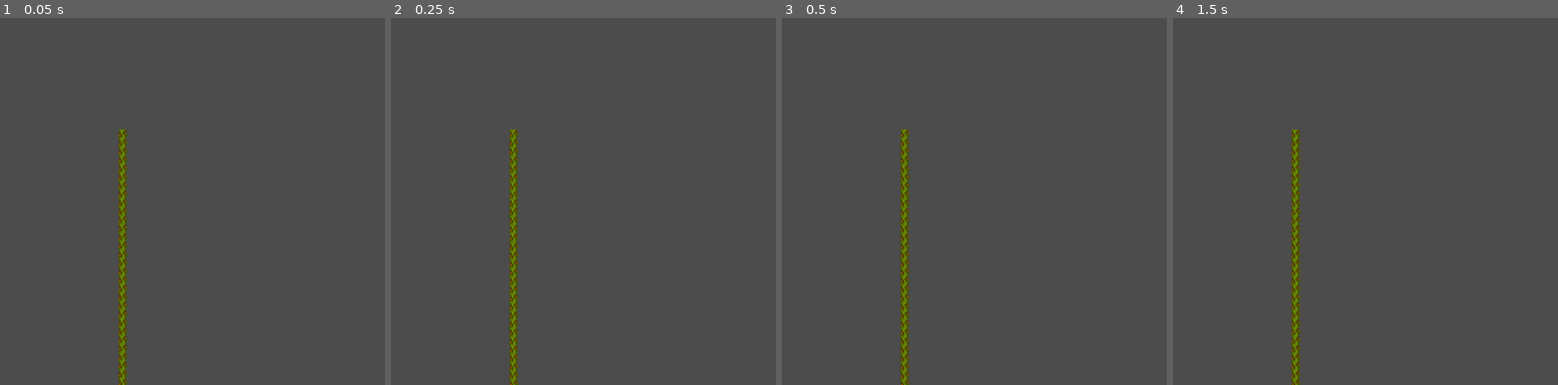
Above: before the commit, frames 1-4 (left to right).
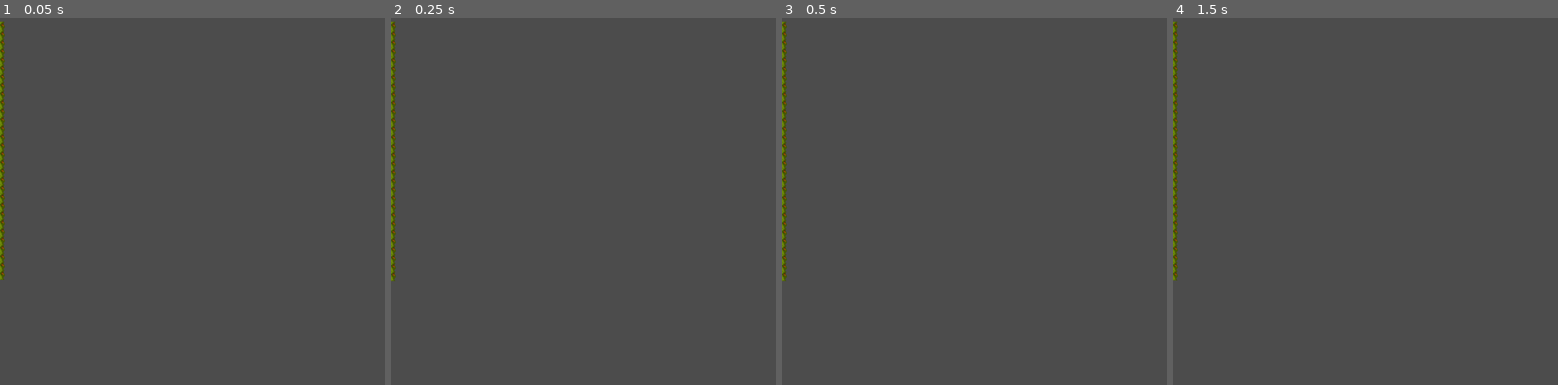
Above: after the commit, the same moments.

Repository: 2S-2-Semanas/gmtk2021
Game: Godot game, scene res://liana/Liana.tscn
Two runs of this game, one before a commit and one after it. Both use one fixed random seed, a clock stepped at 60 frames per second and the inputs below. This scene is started directly instead of the project's main scene.
Inputs:
- Up to frame 1 (0.05 s): no input
- Up to frame 2 (0.25 s): no input
- Up to frame 3 (0.5 s): no input
- Up to frame 4 (1.5 s): tap Enter at 0.5 s; hold Right (ui_right) 0.53-1.28 s; tap Space at 1.25 s; hold Left (ui_left) from 1.28 s (still down)

The runs differ from the first frame. In frame 1, 2.3% of the frame differs, in the area x 0-34%, y 1-100%; in frame 2, 2.3%; in frame 3, 2.3%; in frame 4, 2.3%.

Commit message:
Removed ball

Diff:
--- a/liana/Liana.tscn
+++ b/liana/Liana.tscn
@@ -1,14 +1,11 @@
-[gd_scene load_steps=4 format=2]
+[gd_scene load_steps=3 format=2]
 
 [ext_resource path="res://liana/Liana.gd" type="Script" id=1]
 
 [sub_resource type="RectangleShape2D" id=1]
 extents = Vector2( 0.639091, 0.504444 )
 
-[sub_resource type="CircleShape2D" id=2]
-
 [node name="Liana" type="Node2D"]
-position = Vector2( 200.085, 176.019 )
 script = ExtResource( 1 )
 
 [node name="Origin" type="StaticBody2D" parent="."]
@@ -17,11 +14,3 @@
 [node name="CollisionShape2D" type="CollisionShape2D" parent="Origin"]
 shape = SubResource( 1 )
 disabled = true
-
-[node name="RigidBody2D" type="RigidBody2D" parent="."]
-position = Vector2( 9.70496, -41.0309 )
-collision_layer = 17
-collision_mask = 17
-
-[node name="CollisionShape2D" type="CollisionShape2D" parent="RigidBody2D"]
-shape = SubResource( 2 )
